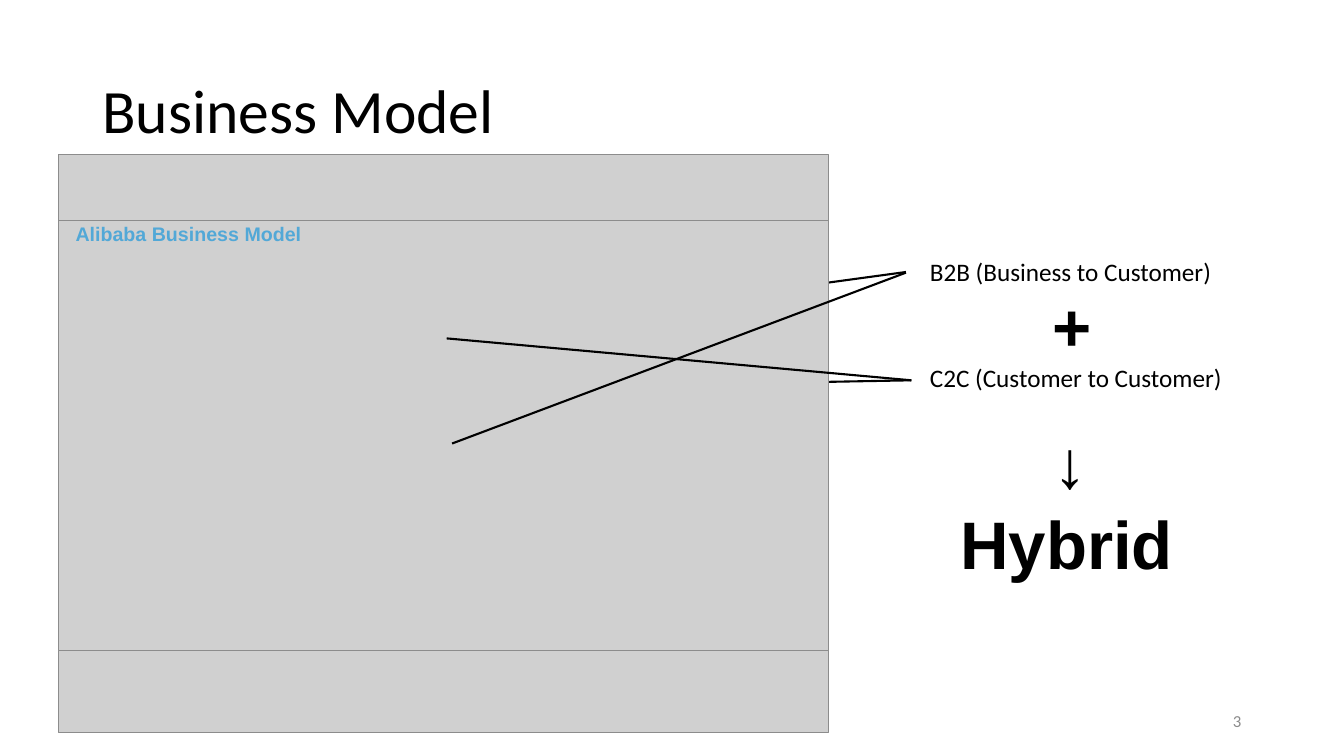
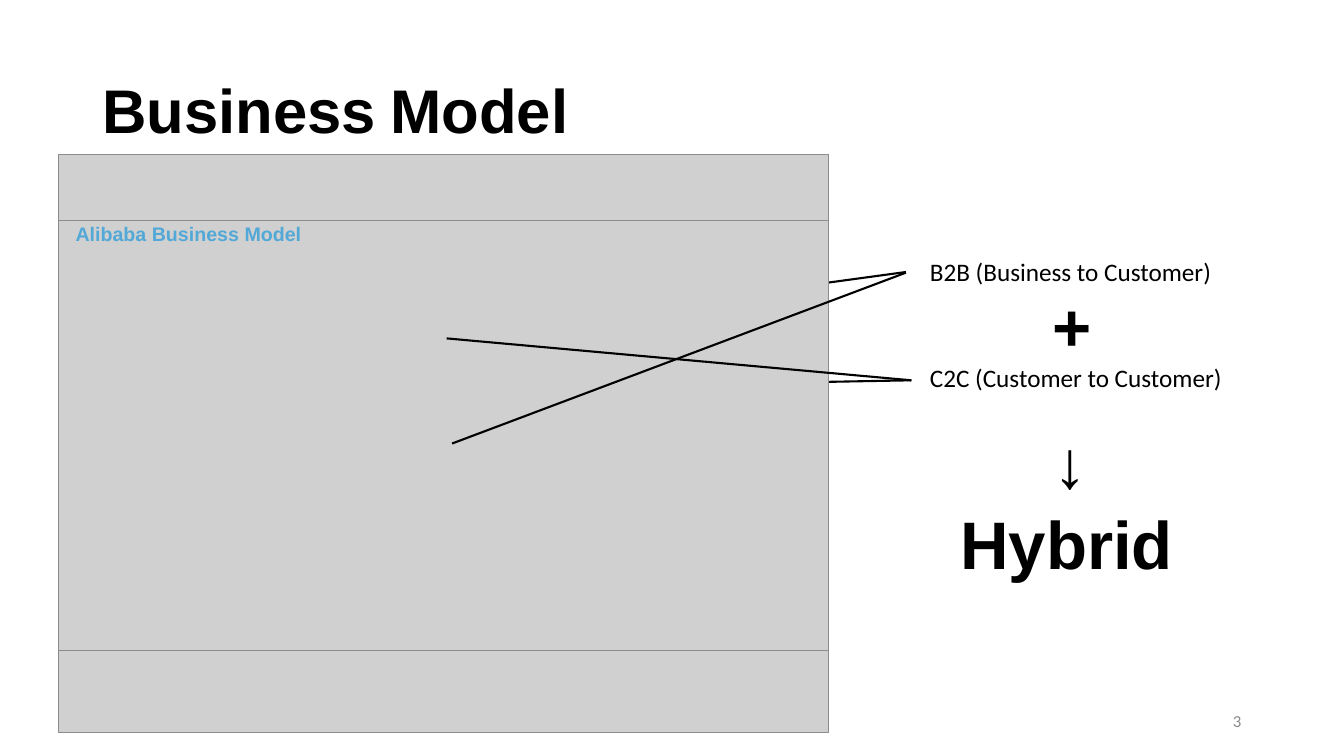
Before and after one commit to lrrong2020/Technical-Writing, a slide deck: slide 3 of Technical Writing.pptx. Drawn at 1344x756 pixels with LibreOffice and Linux fonts; fonts in the diff are those of the drawing; grey boxes stand for pictures. Boxes give left, top, right and bottom in pixels: in the first picture for what was removed or moved away, otherwise in the second. Text is boxed around its words. In the diff, an @@ line names an element or a change of style, - is before the commit and + after.

```diff
--- a/Technical Writing.pptx
+++ b/Technical Writing.pptx
@@ title "Business Model" at [102,88,569,134]: font Calibri to Arial, bold on @@
```
Also in this commit, not shown: 6 other slides changed.
